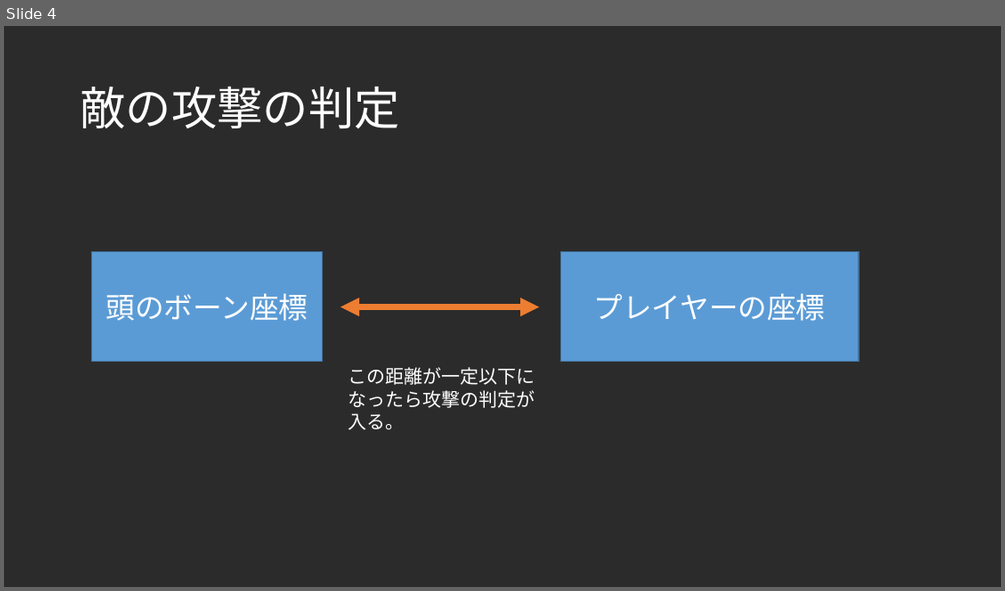
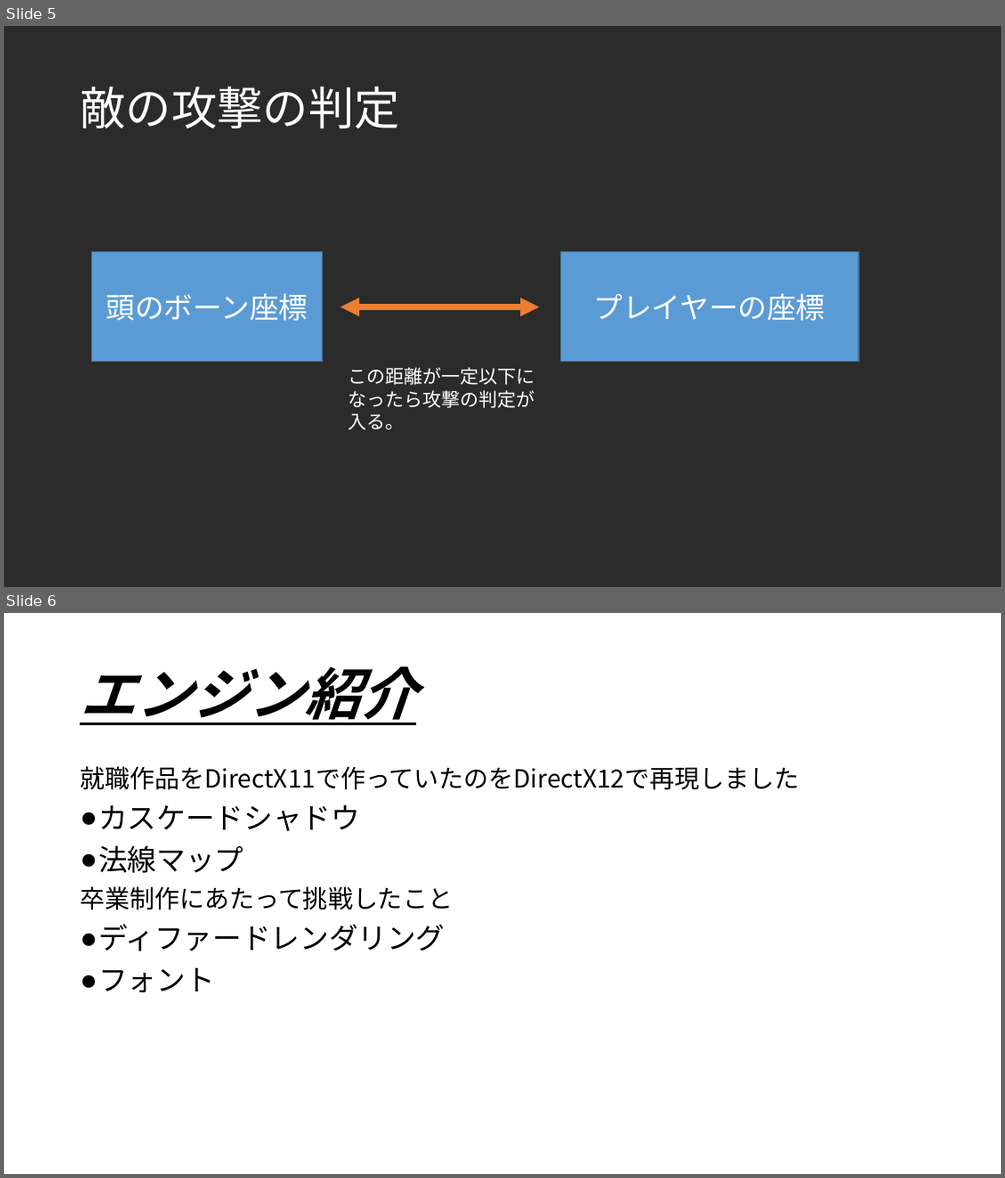
Before and after one commit to kyarameru1102/Phantasy-Star-Offline4, a slide deck: 卒研発表用プレゼン/卒研発表用プレゼン.pptx. Shown one above the other, each under a label of ours: slide 4 before the commit, slides 5 and 6 after it. The pictures are 1005x591 and 1005x1178 pixels, drawn with LibreOffice and Linux fonts; fonts in the diff are those of the drawing; background and template pictures are left out; a plain dark background stands for a picture behind light text. Boxes give left, top, right and bottom in pixels: in the first picture for what was removed or moved away, otherwise in the second. Text is boxed around its words. In the diff, an @@ line names an element or a change of style, - is before the commit and + after.

```diff
--- a/卒研発表用プレゼン/卒研発表用プレゼン.pptx
+++ b/卒研発表用プレゼン/卒研発表用プレゼン.pptx
@@ slide 6 added at [4, 613, 1001, 1174], background picture (left out) @@
@@ title added at [80, 666, 416, 725], 54 pt, text #000000, bold, italic, underline @@
+エンジン紹介
@@ text added at [80, 766, 799, 992], 24 pt, text #000000 @@
+就職作品をDirectX11で作っていたのをDirectX12で再現しました
+● カスケードシャドウ
+● 法線マップ
+卒業制作にあたって挑戦したこと
+● ディファードレンダリング
+● フォント
@@ what was slide 4 is now slide 5 @@
```
Also in this commit, not shown: 1 other slide added.
